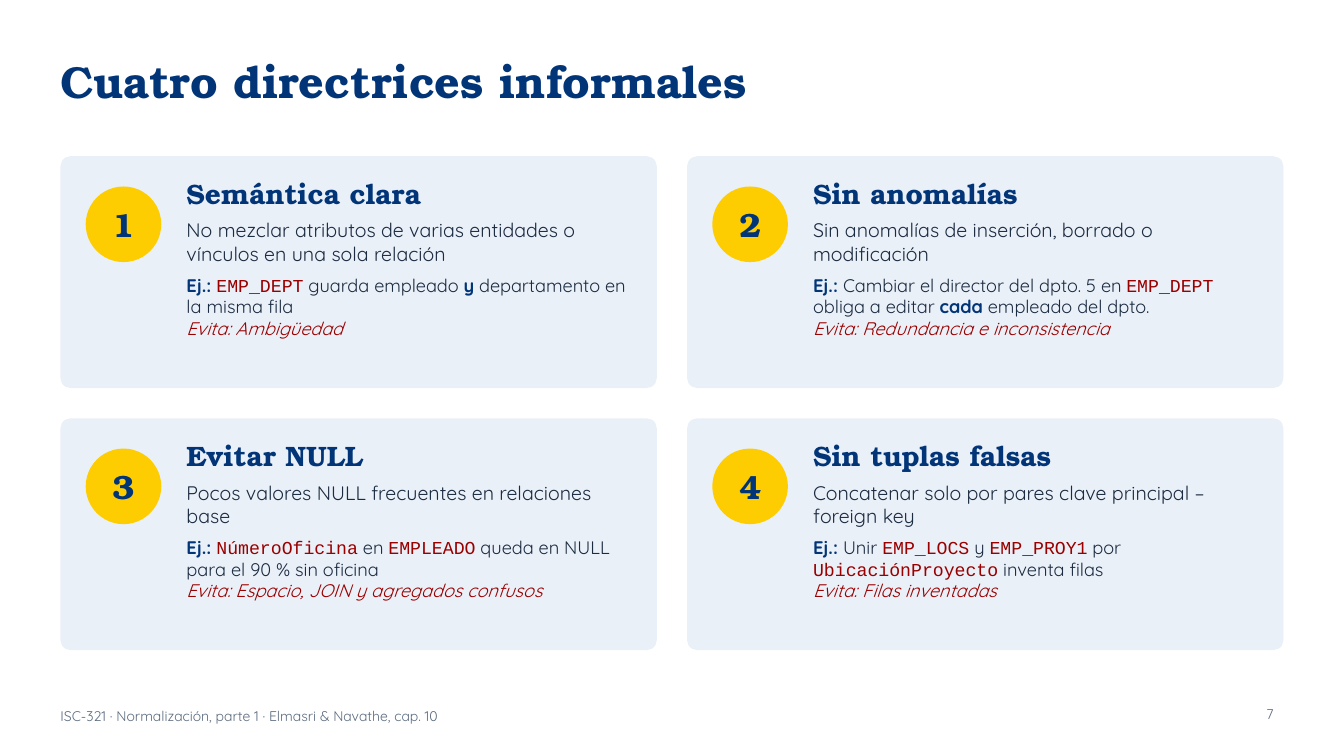
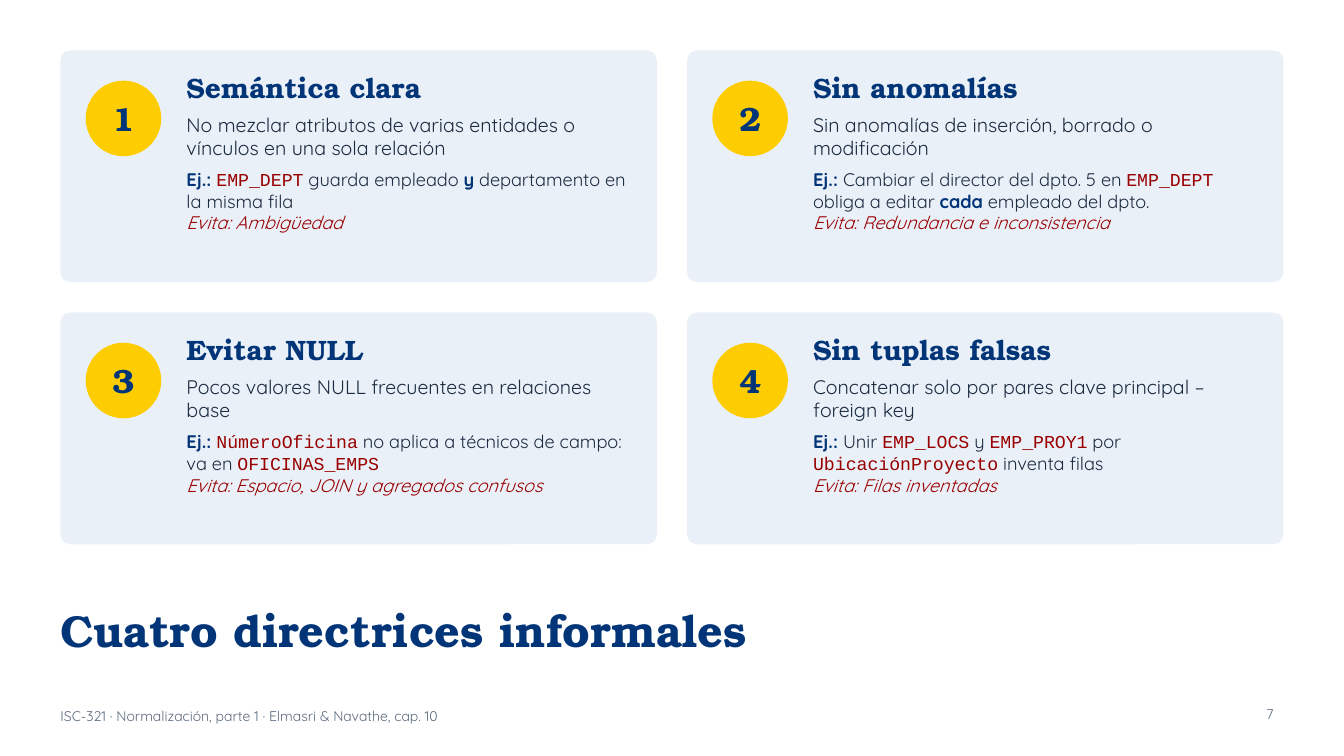
Before and after one commit to ISCODIGO/iscodigo.github.io, a slide deck: slide 7 of isc-321/unidad-3/normalizacion.pptx. Drawn at 1344x756 pixels with LibreOffice and Linux fonts; fonts in the diff are those of the drawing. Boxes give left, top, right and bottom in pixels: in the first picture for what was removed or moved away, otherwise in the second. Text is boxed around its words. In the diff, an @@ line names an element or a change of style, - is before the commit and + after.

```diff
--- a/isc-321/unidad-3/normalizacion.pptx
+++ b/isc-321/unidad-3/normalizacion.pptx
@@ 8 texts, 4 rounded rectangles, 4 ellipses: place and size @@
-8 texts, 4 rounded rectangles, 4 ellipses at [60,156,1285,650]
+8 texts, 4 rounded rectangles, 4 ellipses at [60,50,1285,544]
@@ text at [186,434,622,472]: text changed @@
-Ej.: NúmeroOficina en EMPLEADO queda en NULL para el 90 % sin oficina
+Ej.: NúmeroOficina no aplica a técnicos de campo: va en OFICINAS_EMPS
@@ title "Cuatro directrices informales": place and size @@
-title "Cuatro directrices informales" at [60,63,748,99]
+title "Cuatro directrices informales" at [60,612,748,648]
```
Also in this commit, not shown: 29 other slides changed, 8 slides added, 1 other file.
